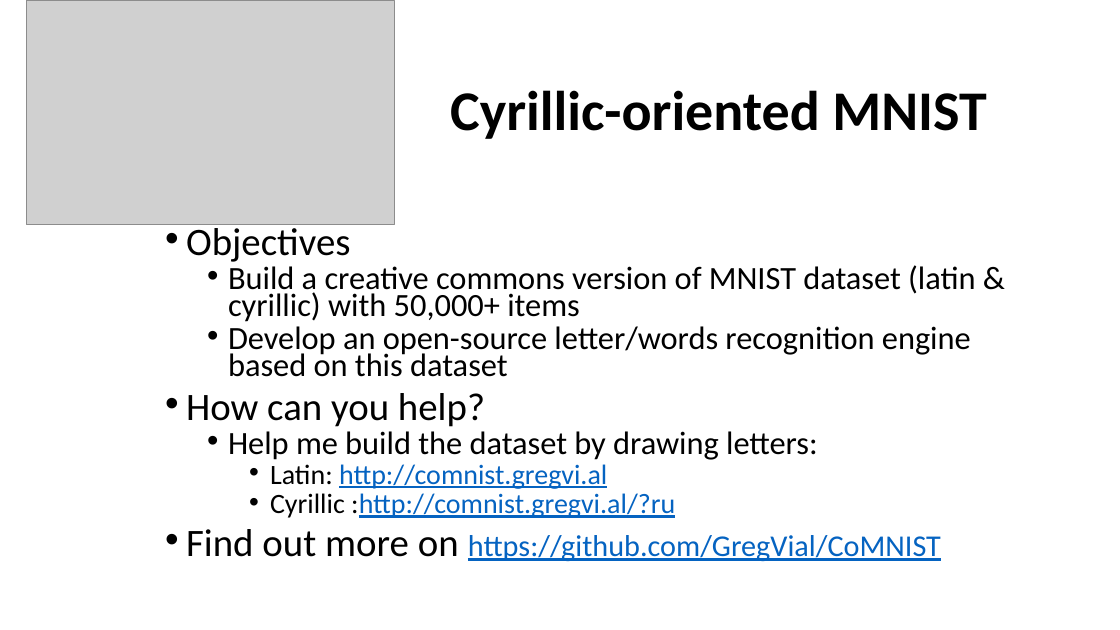
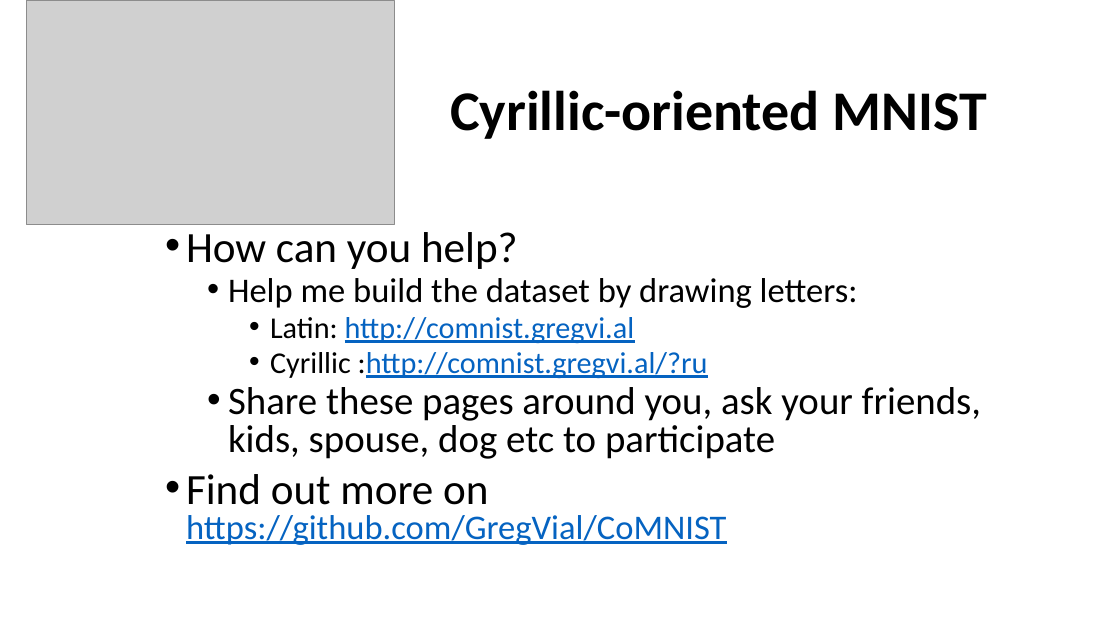
Before and after one commit to GregVial/CoMNIST, a slide deck: slide 4 of misc/Cyrillic-oriented MNIST.pptx (slide 1 before the commit). Drawn at 1120x630 pixels with LibreOffice and Linux fonts; fonts in the diff are those of the drawing; grey boxes stand for pictures. Boxes give left, top, right and bottom in pixels: in the first picture for what was removed or moved away, otherwise in the second. Text is boxed around its words. In the diff, an @@ line names an element or a change of style, - is before the commit and + after.

Commit message:
new ppt

```diff
--- a/misc/Cyrillic-oriented MNIST.pptx
+++ b/misc/Cyrillic-oriented MNIST.pptx
@@ text at [186,222,975,377]: paragraphs removed @@
-• Objectives
-  • Build a creative commons version of MNIST dataset (latin & cyrillic) with 50,000+ items
-  • Develop an open-source letter/words recognition engine based on this dataset
@@ text at [186,232,858,545]: size 33.3 to 37 pt in "How can you help?", "Find out more on"; size 27.8 to 29.6 pt in "Help me build the dataset by drawing ..."; size 24.1 to 25.9 pt in "Latin: http://comnist.gregvi.al", "Cyrillic :http://comnist.gregvi.al/?ru"; size 25.9 to 29.6 pt in "https://github.com/GregVial/CoMNIST"; line spacing 0.7 to 0.8 @@
@@ text at [228,387,981,459]: paragraph added @@
+  • Share these pages around you, ask your friends, kids, spouse, dog etc to participate
```
Also in this commit, not shown: 3 slides added.
